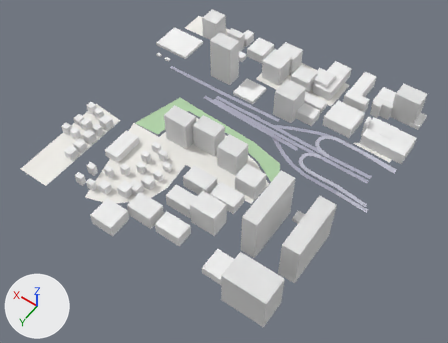
Two versions of the glTF model white-model-six-districts/chunks/120_92_mid.glb, one commit apart.
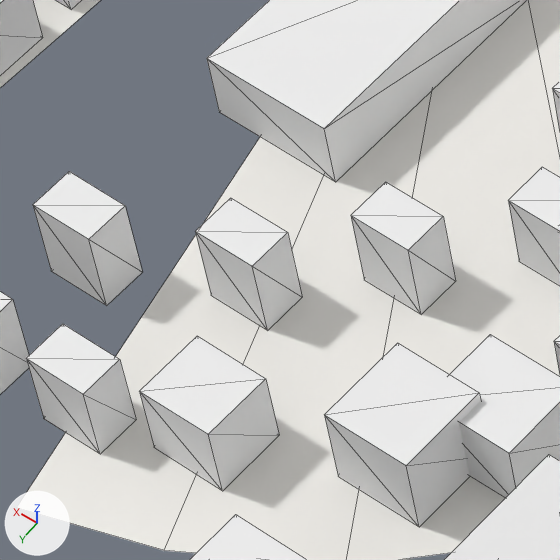
Each version appears first whole from a 50 mm lens placed at (-156.0, 5328.0, 816.0), pointed at (220.0, 4802.0, -12.0), and next in a close-up on the part from 19% to 32% of the width and 42% to 59% of the height. Every picture has the same lights, and +X, +Y and +Z are marked at lower left. The older version's two pictures come first. The close-ups show mesh edges as thin lines. Vertices at exactly the same position are counted once.
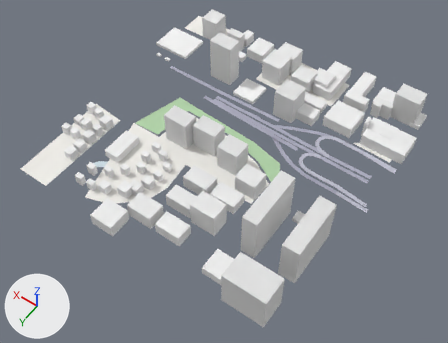
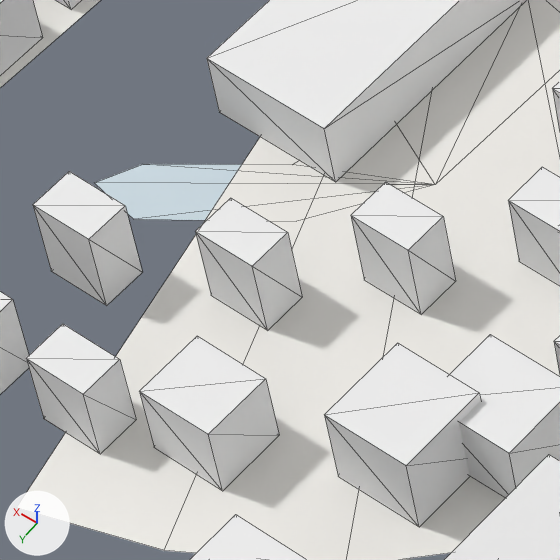
Boxes (x1, y1, x2, y2) around the edits, measured in the close-ups (560 x 560 px):
part 1 of me_mesh_0, added: after (95, 164, 242, 220)

Edits to the bpy script that builds the scene:
```text
Change me_mesh_0:
    used by ob_mesh_0; location = (0.0, 0.0, 0.0)
    verts and faces of me_mesh_0; kept vertices keep their numbers, new ones are numbered from 866
    remove me_mesh_0.from_pydata(...)  # 866 vertices, 890 faces; spans x -18.0..513.0, y 4474.0..5010.0, z -7.0..83.0
    add me_mesh_0.from_pydata(...)  # 876 vertices, 897 faces; spans x -18.0..513.0, y 4474.0..5010.0, z -7.0..83.0
    me_mesh_0 part 1
    add verts[866] = (376.0, 4840.0, -7.0)
    add verts[867] = (359.0, 4843.0, -7.0)
    add verts[868] = (365.0, 4830.0, -7.0)
    add verts[869] = (360.0, 4885.0, -7.0)  # pixel (435, 184)
    add verts[870] = (398.0, 4922.0, -7.0)  # pixel (133, 219)
    add verts[871] = (374.0, 4906.0, -7.0)  # pixel (296, 221)
    add verts[872] = (409.0, 4920.0, -7.0)  # pixel (94, 182)
    add verts[873] = (405.0, 4912.0, -7.0)  # pixel (142, 164)
    add verts[874] = (383.0, 4897.0, -7.0)  # pixel (292, 164)
    add verts[875] = (378.0, 4877.0, -7.0)
    add faces += [(866, 867, 868), (866, 869, 867), (869, 870, 871), (869, 872, 870), (869, 873, 872), (869, 874, 873)]
    add faces += [(869, 875, 874)]
```
